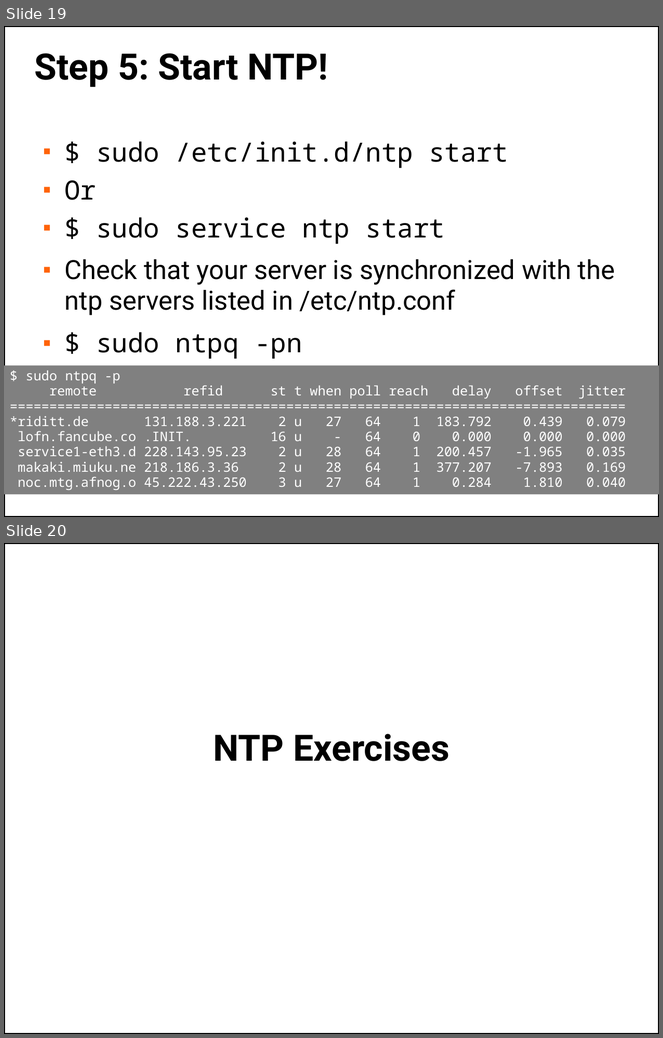
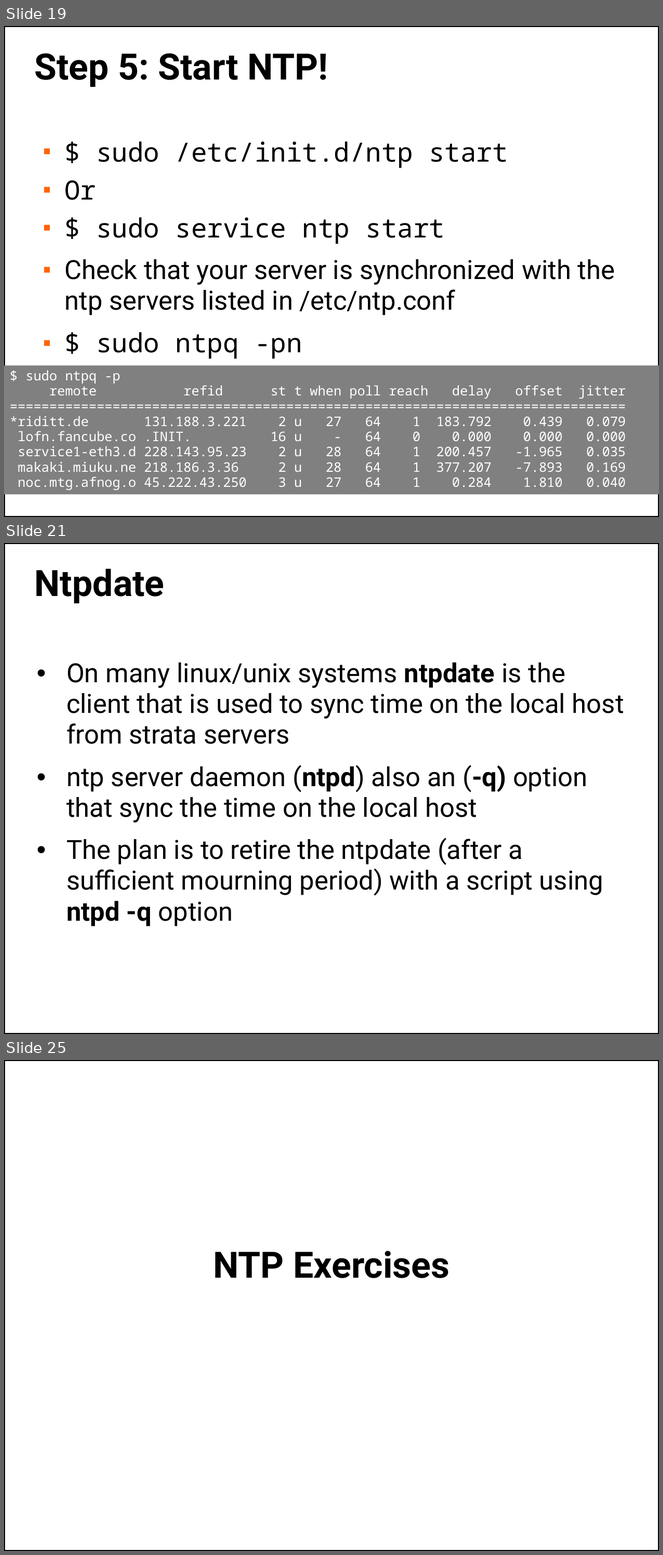
Before and after one commit to afnog/sse, a slide deck: ntp/ntp-service.pptx. Shown one above the other, each under a label of ours: slides 19 and 20 before the commit, slides 19, 21 and 25 after it; the slides between them are not shown. The pictures are 663x1038 and 663x1555 pixels, drawn with LibreOffice and Linux fonts; fonts in the diff are those of the drawing; background and template pictures are left out. Boxes give left, top, right and bottom in pixels: in the first picture for what was removed or moved away, otherwise in the second. Text is boxed around its words. In the diff, an @@ line names an element or a change of style, - is before the commit and + after.

```diff
--- a/ntp/ntp-service.pptx
+++ b/ntp/ntp-service.pptx
@@ slide 21 added at (4, 543, 659, 1034), background picture (left out); not listed: 1 template element that a slide beside it also shows @@
@@ title added at (35, 568, 165, 604), 44 pt, text #000000, bold @@
+Ntpdate
@@ text added at (66, 663, 624, 927), 32 pt, text #000000 @@
+• On many linux/unix systems ntpdate is the client that is used to sync time on the local host from strata servers
+• ntp server daemon (ntpd) also an (-q) option that sync the time on the local host
+• The plan is to retire the ntpdate (after a sufficient mourning period) with a script using ntpd -q option
@@ what was slide 20 is now slide 25 @@
```
Also in this commit, not shown: 2 slides changed, 4 other slides added, 1 other file.
